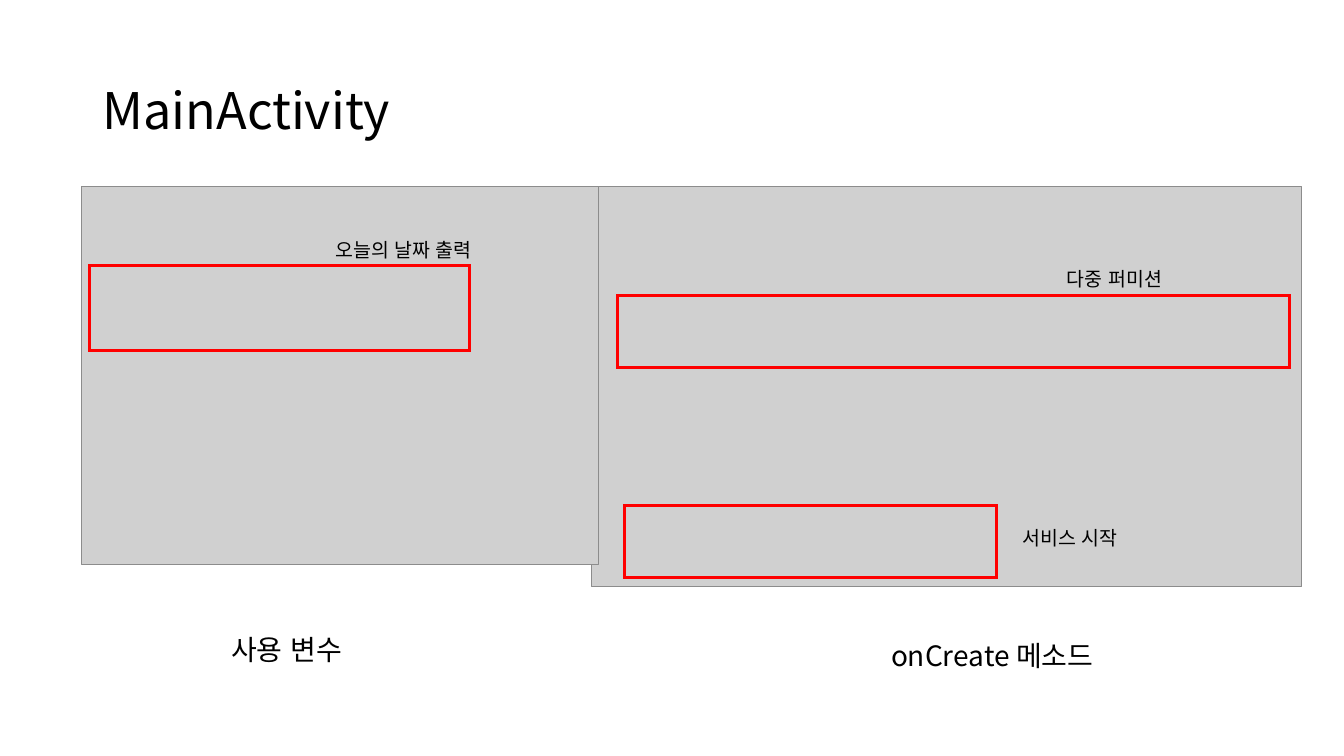
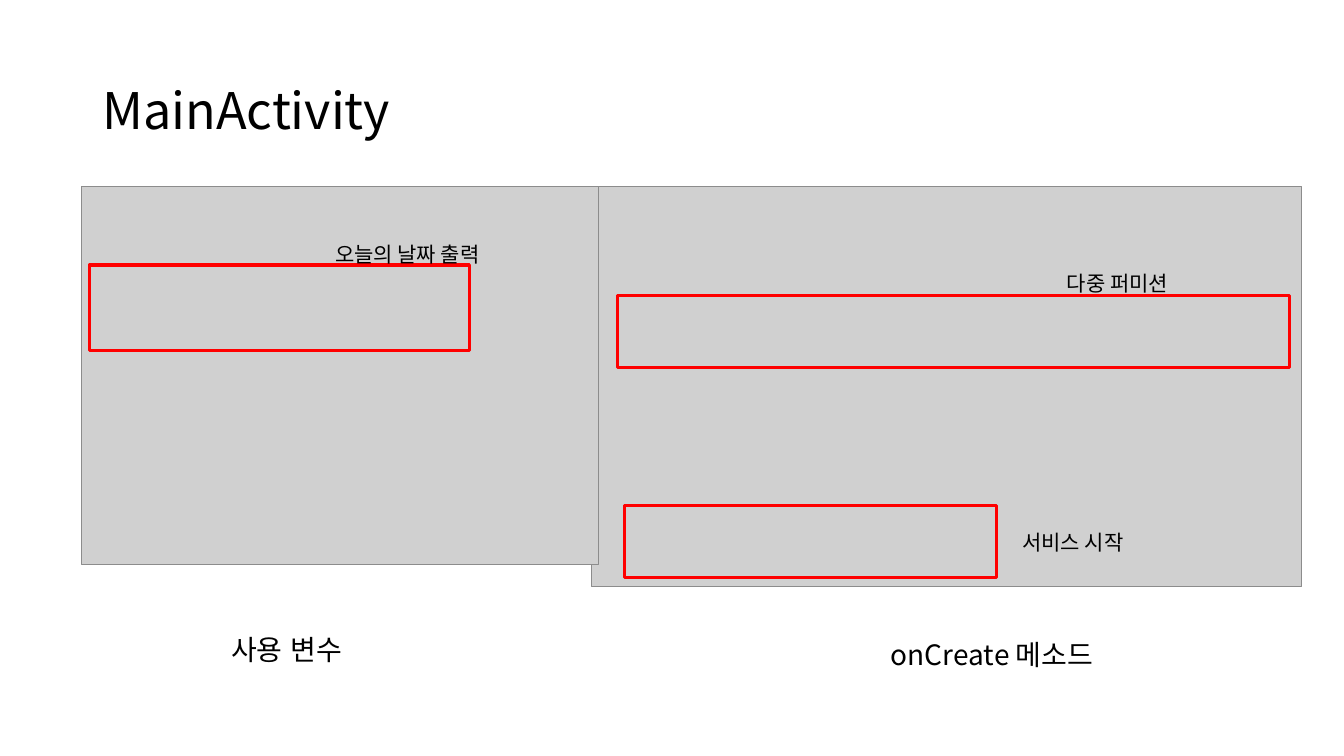
Before and after one commit to munu2635/personal, a slide deck: slide 9 of team7_msp2018_project.pptx. Drawn at 1344x756 pixels with LibreOffice and Linux fonts; fonts in the diff are those of the drawing; grey boxes stand for pictures. Boxes give left, top, right and bottom in pixels: in the first picture for what was removed or moved away, otherwise in the second. Text is boxed around its words. In the diff, an @@ line names an element or a change of style, - is before the commit and + after.

```diff
--- a/team7_msp2018_project.pptx
+++ b/team7_msp2018_project.pptx
@@ rectangle at [90,265,470,351]: outline #FF0000 2.25 pt to #FF0000 2.24 pt @@
@@ size 13.9 to 15 pt; line spacing 0.7 to 0.9 in 3 elements at [1022,532,1124,552], [335,244,480,267], [1067,273,1168,296] @@
```
Also in this commit, not shown: 14 other slides changed.
